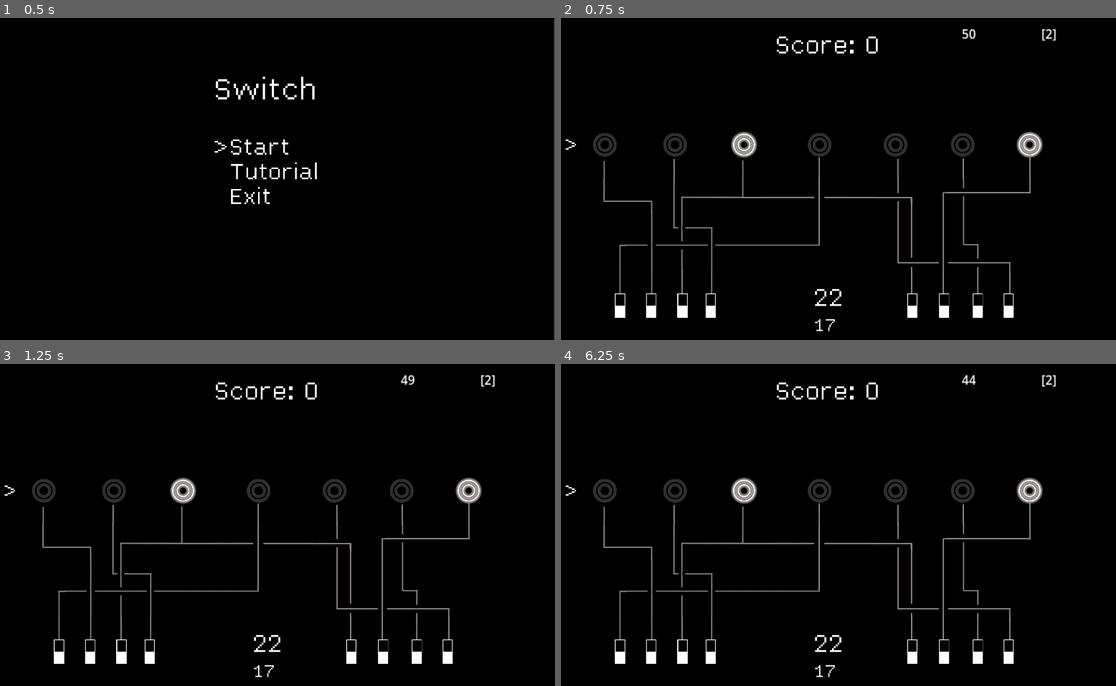
Above: before the commit, frames 1-4 (two rows, left to right).
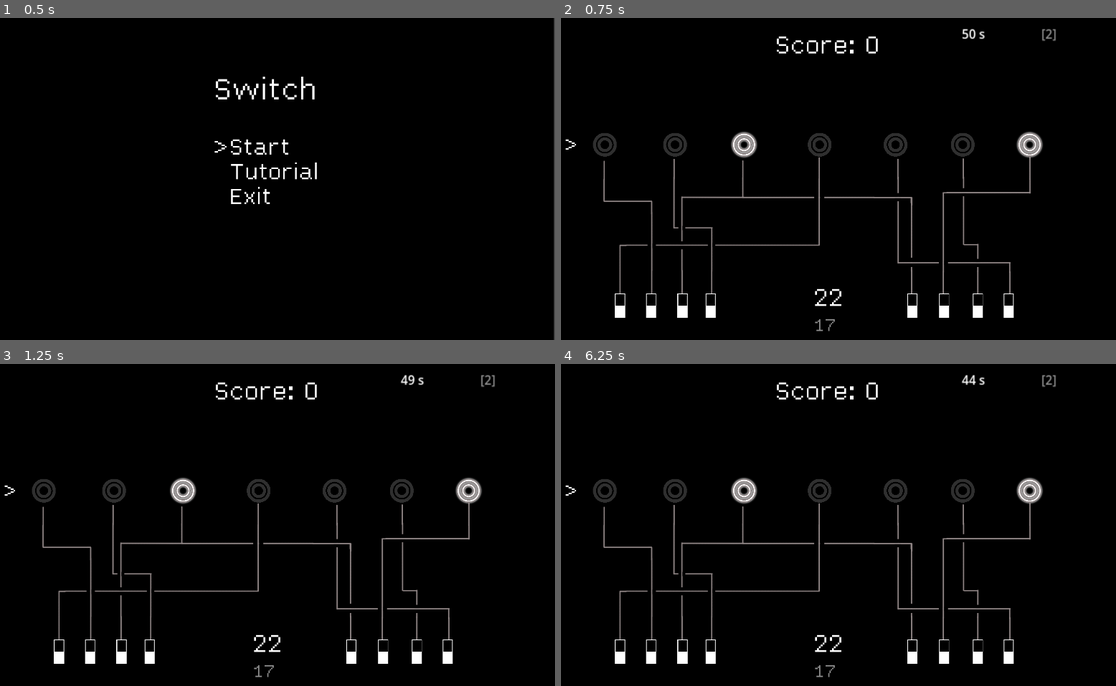
Above: after the commit, the same moments.

Repository: DragonCat4012/Switch
Game: Godot game, scene res://Scenes/menu.tscn
Two runs of this game, one before a commit and one after it. Both use one fixed random seed, a clock stepped at 60 frames per second and the inputs below.
Inputs (mouse positions are in pixels of both pictures, inside the frame that each line leads up to):
- Up to frame 1 (0.5 s): no input
- Up to frame 2 (0.75 s): tap Enter (ui_accept) at 0.5 s; move the mouse to (955, 162) at 0.52 s; hold Right (ui_right) from 0.53 s (still down); click (955, 162) at 0.67 s
- Up to frame 3 (1.25 s): keep holding Right (ui_right); tap Enter (ui_accept) at 0.77 s
- Up to frame 4 (6.25 s): move the mouse to (716, 541) at 1.27 s; release Right (ui_right) at 1.28 s; hold Down (ui_down) 1.28-2.03 s; tap Enter (ui_accept) at 1.52, 2, 2.75, 3.02, 3.5, 3.77, 4.25, 4.52, 5, 6.02 s; move the mouse to (888, 454) at 2.02 s; hold Right (ui_right) 2.03-2.78 s; move the mouse to (799, 589) at 2.77 s; hold Up (ui_up) 2.78-3.53 s; click (799, 589) at 2.92 s; move the mouse to (999, 573) at 3.52 s; hold Left (ui_left) 3.53-5.03 s; move the mouse to (655, 476) at 4.27 s; move the mouse to (855, 525) at 5.02 s; hold Down (ui_down) 5.03-5.78 s; click (855, 525) at 5.17 s; move the mouse to (744, 444) at 5.77 s; hold Right (ui_right) from 5.78 s (still down)

Frame 1 is identical in both runs. In frame 2, 0.1% of the frame differs, in the area x 45-90%, y 3-98%; in frame 3, 0.1%; in frame 4, 0.1%.

Commit message:
Red timer color

Diff:
--- a/Scenes/game.tscn
+++ b/Scenes/game.tscn
@@ -39,6 +39,7 @@
 custom_minimum_size = Vector2(100, 80)
 layout_mode = 2
 size_flags_horizontal = 4
+theme_override_colors/font_color = Color(0.564962, 0.564962, 0.564962, 1)
 theme_override_fonts/font = ExtResource("2_q8ujg")
 theme_override_font_sizes/font_size = 70
 text = "OwO
@@ -213,4 +214,5 @@
 
 [node name="MapLabel" type="Label" parent="CenterContainer3/HBoxContainer"]
 layout_mode = 2
+theme_override_colors/font_color = Color(0.564706, 0.564706, 0.564706, 1)
 text = "[ ]"
--- a/game.gd
+++ b/game.gd
@@ -88,7 +88,11 @@
 func _process(delta):
 	if Input.is_action_just_pressed("ui_cancel"):
 		get_tree().change_scene_to_file("res://Scenes/menu.tscn") # TODO: meh
-	timerLabel.text = str(round(timer.time_left))
+	timerLabel.text = str(round(timer.time_left)) + " s"
+
+	if timer.time_left <= 5:
+		var red = Color(1.0,0.0,0.0,1.0)
+		timerLabel.set("theme_override_colors/font_color",red)
 
 func loadOptions():
 	if FileAccess.file_exists((File_name)):
@@ -115,6 +119,8 @@
 
 	updateEndian()
 	timer.wait_time = 50
+	var white = Color(1.0,1.0,1.0,1.0)
+	timerLabel.set("theme_override_colors/font_color", white)
 	timer.start()
 
 func updateEndian():
